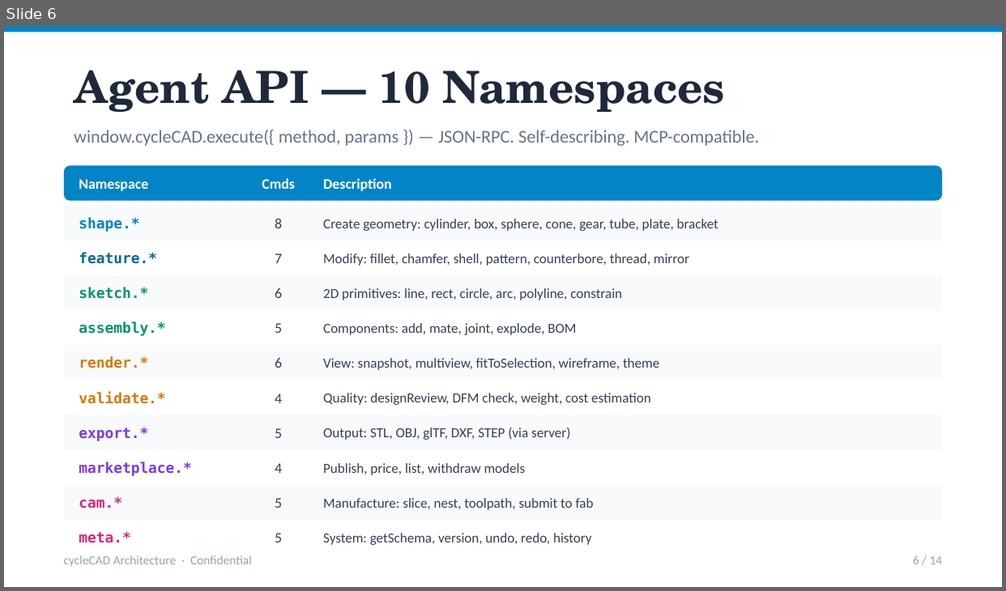
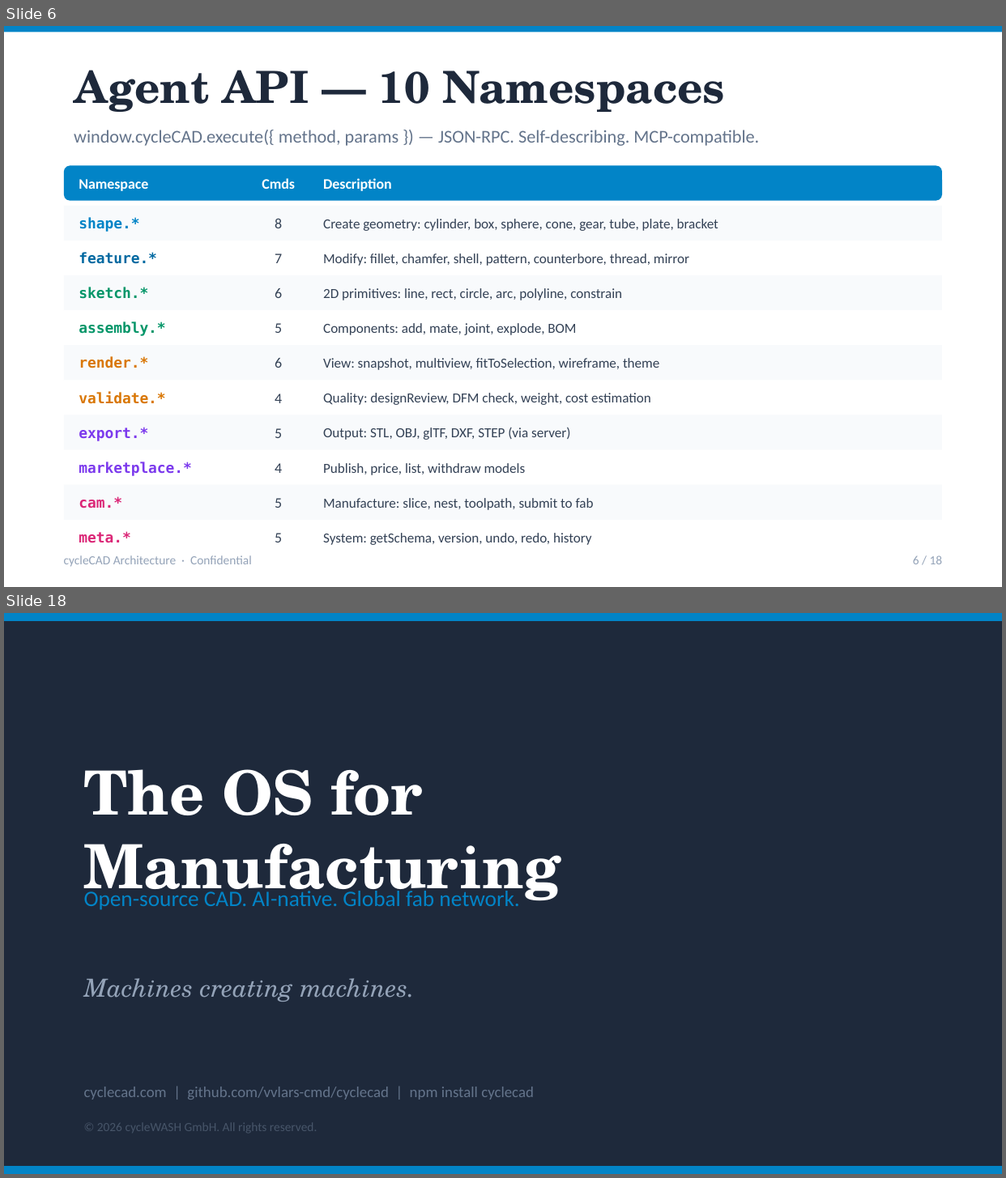
Before and after one commit to vvlars-cmd/cyclecad, a slide deck: cycleCAD-Architecture.pptx. Shown one above the other, each under a label of ours: slide 6 before the commit, slides 6 and 18 after it; the slides between them are not shown. The pictures are 1006x591 and 1006x1178 pixels, drawn with LibreOffice and Linux fonts; fonts in the diff are those of the drawing. Boxes give left, top, right and bottom in pixels: in the first picture for what was removed or moved away, otherwise in the second. Text is boxed around its words. In the diff, an @@ line names an element or a change of style, - is before the commit and + after.

```diff
--- a/cycleCAD-Architecture.pptx
+++ b/cycleCAD-Architecture.pptx
@@ slide 18 added at box(4, 613, 1002, 1174), background #1E293B @@
@@ rectangle added at box(4, 613, 1002, 621), fill #0284C7 @@
@@ text added at box(84, 769, 561, 909), 44 pt, text #FFFFFF, bold @@
+The OS for Manufacturing
@@ text added at box(84, 888, 519, 910), 16 pt, text #0284C7 @@
+Open-source CAD. AI-native. Global fab network.
@@ text added at box(84, 978, 415, 1002), 18 pt, text #94A3B8, italic @@
+Machines creating machines.
@@ text added at box(84, 1087, 534, 1100), 11 pt, text #64748B @@
+cyclecad.com | github.com/vvlars-cmd/cyclecad | npm install cyclecad
@@ text added at box(97, 1123, 317, 1133), 9 pt, text #475569 @@
+© 2026 cycleWASH GmbH. All rights reserved.
@@ rectangle added at box(4, 1166, 1002, 1174), fill #0284C7 @@
@@ slide 6 changed as well @@
@@ text at box(913, 556, 943, 565): text changed @@
-6 / 14
+6 / 18
```
Also in this commit, not shown: 4 other slides changed, 12 other slides added, 9 slides removed, 14 other files.
